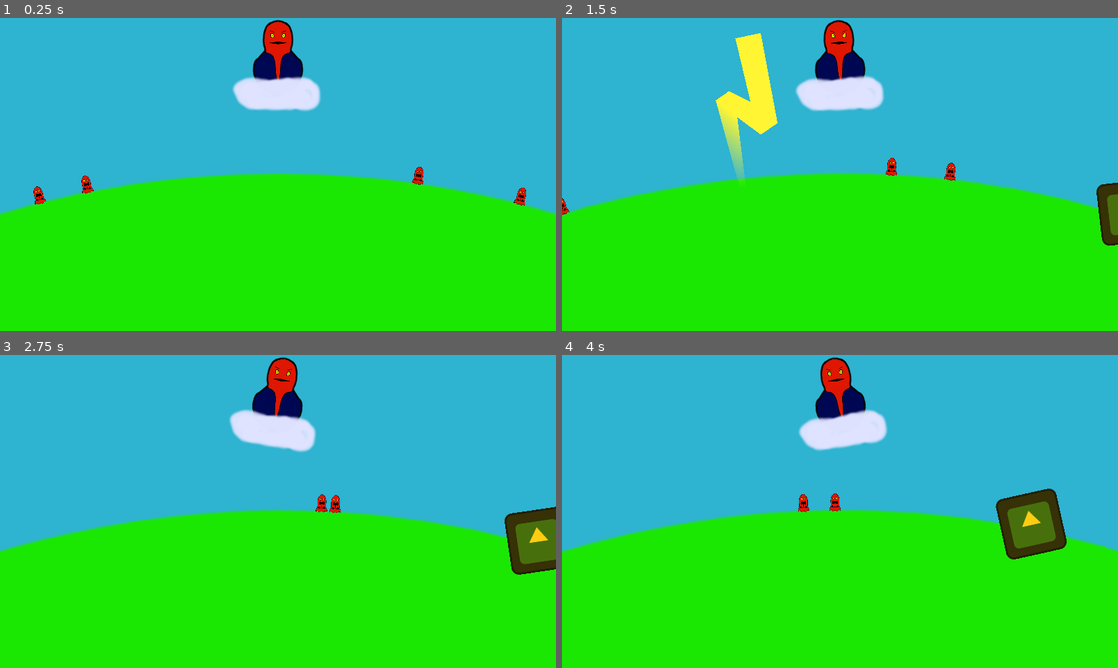
Above: before the commit, frames 1-4 (two rows, left to right).
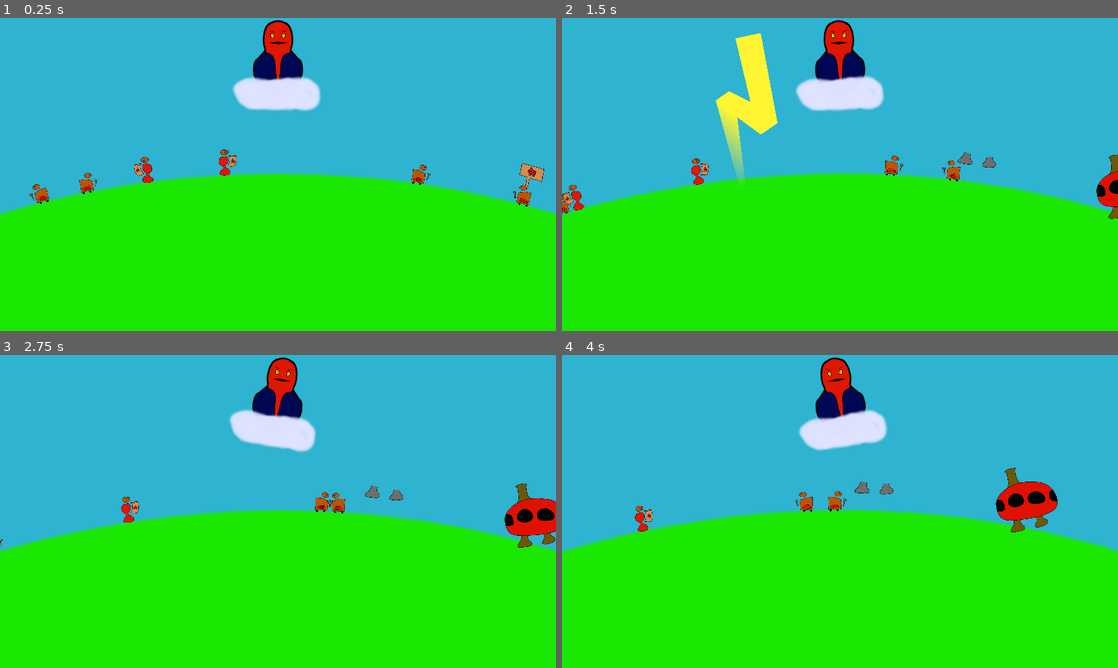
Above: after the commit, the same moments.

Repository: MANM-ANMM/jam_orage_o_rage
Game: Godot game, scene res://scene/main.tscn
Same seed, same stepped clock (60 frames per second), same inputs: the game is played once before the commit and once after it. The engine's default icon, where the game draws it, is replaced by a stand-in: a white triangle on a blue panel in a dark square.
Inputs (mouse positions are in pixels of both pictures, inside the frame that each line leads up to):
- Up to frame 1 (0.25 s): no input
- Up to frame 2 (1.5 s): tap Enter (ui_accept) at 0.5, 0.77 s; move the mouse to (962, 158) at 0.52 s; hold Right (move_right) 0.53-1.28 s; click (962, 158) at 0.6 s; move the mouse to (728, 190) at 1.27 s; hold Left (move_left) from 1.28 s (still down); click (728, 190) at 1.35 s
- Up to frame 3 (2.75 s): tap Enter (ui_accept) at 1.52 s; move the mouse to (333, 442) at 2.02 s; release Left (move_left) at 2.03 s; hold Right (move_right) from 2.03 s (still down); click (333, 442) at 2.1 s
- Up to frame 4 (4 s): move the mouse to (812, 574) at 2.77 s; click (812, 574) at 2.85 s; tap Enter (ui_accept) at 3.02, 3.77 s; move the mouse to (1006, 558) at 3.52 s; release Right (move_right) at 3.53 s; hold Left (move_left) from 3.53 s (still down); click (1006, 558) at 3.6 s

The runs differ from the first frame. In frame 1, 1.0% of the frame differs, in the area x 5-98%, y 42-61%; in frame 2, 1.6%; in frame 3, 2.6%; in frame 4, 3.1%, in the area x 13-91%, y 36-66%.

Commit message:
sprites +

Diff:
--- a/scene/constructions/adeptes/chantier_temple.tscn
+++ b/scene/constructions/adeptes/chantier_temple.tscn
@@ -1,7 +1,39 @@
-[gd_scene load_steps=3 format=3 uid="uid://bjyjef8wd85i3"]
+[gd_scene load_steps=8 format=3 uid="uid://bjyjef8wd85i3"]
 
 [ext_resource type="PackedScene" uid="uid://duk6e7jesc215" path="res://scene/constructions/chantier.tscn" id="1_gayij"]
 [ext_resource type="PackedScene" uid="uid://do855p11p6w40" path="res://scene/constructions/adeptes/temple.tscn" id="2_r70jw"]
+[ext_resource type="Texture2D" uid="uid://diq57vsh7q3d6" path="res://sprite/construction/temple/0.png" id="3_namoe"]
+[ext_resource type="Texture2D" uid="uid://cxgo6a88iijdp" path="res://sprite/construction/temple/1.png" id="4_2rn2p"]
+[ext_resource type="Texture2D" uid="uid://48akjh6iq6ft" path="res://sprite/construction/temple/2.png" id="5_iqkjs"]
+[ext_resource type="Texture2D" uid="uid://bu8hlv48plsma" path="res://sprite/construction/temple/3.png" id="6_x2q0l"]
 
-[node name="ChantierTemple" instance=ExtResource("1_gayij")]
+[sub_resource type="SpriteFrames" id="SpriteFrames_g0ghr"]
+animations = [{
+"frames": [{
+"duration": 1.0,
+"texture": ExtResource("3_namoe")
+}, {
+"duration": 1.0,
+"texture": ExtResource("4_2rn2p")
+}, {
+"duration": 1.0,
+"texture": ExtResource("5_iqkjs")
+}, {
+"duration": 1.0,
+"texture": ExtResource("6_x2q0l")
+}],
+"loop": true,
+"name": &"construction_temple",
+"speed": 5.0
+}]
+
+[node name="ChantierTemple" node_paths=PackedStringArray("animated_sprite") instance=ExtResource("1_gayij")]
+animated_sprite = NodePath("AnimatedSprite2D")
 batiment = ExtResource("2_r70jw")
+
+[node name="AnimatedSprite2D" type="AnimatedSprite2D" parent="." index="1"]
+position = Vector2(1, -26)
+scale = Vector2(0.06, 0.06)
+sprite_frames = SubResource("SpriteFrames_g0ghr")
+animation = &"construction_temple"
+speed_scale = 0.0
--- a/scene/constructions/adeptes/temple.tscn
+++ b/scene/constructions/adeptes/temple.tscn
@@ -1,10 +1,11 @@
-[gd_scene load_steps=8 format=3 uid="uid://do855p11p6w40"]
+[gd_scene load_steps=9 format=3 uid="uid://do855p11p6w40"]
 
 [ext_resource type="PackedScene" uid="uid://cew563e1kmwm7" path="res://scene/constructions/batiment.tscn" id="1_7kyrf"]
-[ext_resource type="Texture2D" uid="uid://c0iegaufwxl7r" path="res://icon.svg" id="2_ofr8p"]
+[ext_resource type="Texture2D" uid="uid://ct5mf5uuvyqof" path="res://sprite/temple.png" id="2_dg4lf"]
 [ext_resource type="PackedScene" uid="uid://d0bwyfmeukx0o" path="res://scene/constructions/generateur_personnage.tscn" id="3_lm83y"]
 [ext_resource type="PackedScene" uid="uid://b0rirvskmpf7i" path="res://scene/personnages/adeptes/adepte_constructeur.tscn" id="4_iyjgr"]
 [ext_resource type="PackedScene" uid="uid://dgx465jyd2y5w" path="res://scene/personnages/adeptes/adepte_pose_chantier.tscn" id="5_3mbxn"]
+[ext_resource type="PackedScene" uid="uid://b231choketrk2" path="res://scene/personnages/adeptes/adepte_guerrier.tscn" id="6_cyb55"]
 [ext_resource type="PackedScene" uid="uid://dm25jpukyt1hn" path="res://scene/constructions/generateur_nuages.tscn" id="6_m15nj"]
 
 [sub_resource type="RectangleShape2D" id="RectangleShape2D_8sjmv"]
@@ -14,10 +15,12 @@
 
 [node name="Icon" type="Sprite2D" parent="." index="0"]
 modulate = Color(1, 0.8, 0.0705882, 1)
-scale = Vector2(0.4, 0.4)
-texture = ExtResource("2_ofr8p")
+position = Vector2(1, -26)
+scale = Vector2(0.06, 0.06)
+texture = ExtResource("2_dg4lf")
 
 [node name="CollisionShape2D" type="CollisionShape2D" parent="." index="1"]
+position = Vector2(0, -22)
 shape = SubResource("RectangleShape2D_8sjmv")
 
 [node name="Generateur_constructeur" parent="." index="2" instance=ExtResource("3_lm83y")]
@@ -28,5 +31,9 @@
 wait_time = 9.0
 scene_personnage = ExtResource("5_3mbxn")
 
-[node name="GenerateurNuages" parent="." index="4" instance=ExtResource("6_m15nj")]
+[node name="Generateur_guerrier" parent="." index="4" instance=ExtResource("3_lm83y")]
+wait_time = 17.0
+scene_personnage = ExtResource("6_cyb55")
+
+[node name="GenerateurNuages" parent="." index="5" instance=ExtResource("6_m15nj")]
 wait_time = 8.0
--- a/scene/personnages/adeptes/adepte_constructeur.tscn
+++ b/scene/personnages/adeptes/adepte_constructeur.tscn
@@ -3,10 +3,10 @@
 [ext_resource type="PackedScene" uid="uid://b11tyoc8vc22q" path="res://scene/personnages/personnage.tscn" id="1_gbo7i"]
 [ext_resource type="PackedScene" uid="uid://djdrod7i0doew" path="res://scene/personnages/constructeur.tscn" id="2_nsfdy"]
 [ext_resource type="PackedScene" uid="uid://f4bj033thorm" path="res://scene/personnages/modes_deplacements/mode_deplacement_civil.tscn" id="3_jxjue"]
-[ext_resource type="Texture2D" uid="uid://b26d76fi6j3f8" path="res://sprite/apotre_constructeur.png" id="4_ok2xu"]
+[ext_resource type="Texture2D" uid="uid://bp8601utkl5te" path="res://sprite/adepte_constructeur.png" id="4_ea2dc"]
 
 [sub_resource type="CircleShape2D" id="CircleShape2D_c6s6m"]
-radius = 5.0
+radius = 6.0
 
 [node name="AdepteConstructeur" instance=ExtResource("1_gbo7i")]
 
@@ -20,10 +20,13 @@
 shape = SubResource("CircleShape2D_c6s6m")
 debug_color = Color(0.8, 0.745098, 0, 0.807843)
 
-[node name="ModeDeplacementCivil" parent="." index="2" node_paths=PackedStringArray("personnage") instance=ExtResource("3_jxjue")]
+[node name="ModeDeplacementCivil" parent="." index="2" node_paths=PackedStringArray("personnage", "sprite") instance=ExtResource("3_jxjue")]
 personnage = NodePath("..")
+sprite = NodePath("../Sprite2D")
 
 [node name="Sprite2D" type="Sprite2D" parent="." index="4"]
-position = Vector2(0, -2.75)
-scale = Vector2(0.03, 0.03)
-texture = ExtResource("4_ok2xu")
+position = Vector2(1.155, -3)
+scale = Vector2(0.07, 0.07)
+texture = ExtResource("4_ea2dc")
+region_enabled = true
+region_rect = Rect2(256, 0, 256, 256)
--- /dev/null
+++ b/scene/personnages/adeptes/adepte_guerrier.tscn
@@ -0,0 +1,38 @@
+[gd_scene load_steps=8 format=3 uid="uid://b231choketrk2"]
+
+[ext_resource type="PackedScene" uid="uid://b11tyoc8vc22q" path="res://scene/personnages/personnage.tscn" id="1_cx1ck"]
+[ext_resource type="Texture2D" uid="uid://blg5blyn8rn" path="res://sprite/adepte_guerrier.png" id="2_7eaaw"]
+[ext_resource type="PackedScene" uid="uid://b4xjsv0naewry" path="res://scene/personnages/modes_deplacements/mode_deplacement_guerrier.tscn" id="3_mjftr"]
+[ext_resource type="PackedScene" uid="uid://bnogq2r2rhcu0" path="res://scene/personnages/arme.tscn" id="4_0odfj"]
+[ext_resource type="Texture2D" uid="uid://didjqssv5y81s" path="res://sprite/arme_adepte.png" id="5_24fgl"]
+
+[sub_resource type="CircleShape2D" id="CircleShape2D_d6bqc"]
+radius = 18.0
+
+[sub_resource type="CircleShape2D" id="CircleShape2D_j7e0i"]
+radius = 3.0
+
+[node name="AdepteGuerrier" instance=ExtResource("1_cx1ck")]
+
+[node name="AdepteGuerrier" type="Sprite2D" parent="." index="1"]
+scale = Vector2(0.07, 0.07)
+texture = ExtResource("2_7eaaw")
+
+[node name="CollisionShape2D" type="CollisionShape2D" parent="." index="2"]
+shape = SubResource("CircleShape2D_d6bqc")
+
+[node name="ModeDeplacementGuerrier" parent="." index="3" node_paths=PackedStringArray("personnage", "sprite") instance=ExtResource("3_mjftr")]
+personnage = NodePath("..")
+sprite = NodePath("../AdepteGuerrier")
+
+[node name="Arme" parent="." index="4" instance=ExtResource("4_0odfj")]
+speed = 6.284
+
+[node name="CollisionShape2D" type="CollisionShape2D" parent="Arme" index="1"]
+position = Vector2(0, 22)
+shape = SubResource("CircleShape2D_j7e0i")
+
+[node name="Sprite2D" type="Sprite2D" parent="Arme" index="2"]
+position = Vector2(0, 22)
+scale = Vector2(0.05, 0.05)
+texture = ExtResource("5_24fgl")
--- a/scene/personnages/adeptes/adepte_pose_chantier.tscn
+++ b/scene/personnages/adeptes/adepte_pose_chantier.tscn
@@ -1,8 +1,9 @@
-[gd_scene load_steps=5 format=3 uid="uid://dgx465jyd2y5w"]
+[gd_scene load_steps=6 format=3 uid="uid://dgx465jyd2y5w"]
 
 [ext_resource type="PackedScene" uid="uid://b11tyoc8vc22q" path="res://scene/personnages/personnage.tscn" id="1_kthtd"]
 [ext_resource type="PackedScene" uid="uid://c8np6dwgtsylx" path="res://scene/personnages/pose_chantier.tscn" id="2_26eel"]
 [ext_resource type="PackedScene" uid="uid://f4bj033thorm" path="res://scene/personnages/modes_deplacements/mode_deplacement_civil.tscn" id="4_f0d4c"]
+[ext_resource type="Texture2D" uid="uid://dnmt5li7m8w7i" path="res://sprite/adepte_pose_temple.png" id="4_q1yac"]
 
 [sub_resource type="CircleShape2D" id="CircleShape2D_ye7ry"]
 radius = 5.0
@@ -17,5 +18,11 @@
 position = Vector2(0, 5)
 chantier_path = "res://scene/constructions/adeptes/chantier_temple.tscn"
 
-[node name="ModeDeplacementCivil" parent="." index="2" node_paths=PackedStringArray("personnage") instance=ExtResource("4_f0d4c")]
+[node name="ModeDeplacementCivil" parent="." index="2" node_paths=PackedStringArray("personnage", "sprite") instance=ExtResource("4_f0d4c")]
 personnage = NodePath("..")
+sprite = NodePath("../Sprite2D")
+
+[node name="Sprite2D" type="Sprite2D" parent="." index="4"]
+position = Vector2(1, -7.105)
+scale = Vector2(0.05, 0.05)
+texture = ExtResource("4_q1yac")
--- a/scene/personnages/apostats/apostat_constructeur.tscn
+++ b/scene/personnages/apostats/apostat_constructeur.tscn
@@ -14,8 +14,9 @@
 shape = SubResource("CircleShape2D_cisw5")
 debug_color = Color(0.784314, 0.113725, 1, 0.419608)
 
-[node name="ModeDeplacementCivil" parent="." index="1" node_paths=PackedStringArray("personnage") instance=ExtResource("2_c7dt5")]
+[node name="ModeDeplacementCivil" parent="." index="1" node_paths=PackedStringArray("personnage", "sprite") instance=ExtResource("2_c7dt5")]
 personnage = NodePath("..")
+sprite = NodePath("../Sprite2D")
 
 [node name="constructeur" parent="." index="2" instance=ExtResource("3_gp4ti")]
 peuple = 1
@@ -24,3 +25,5 @@
 visible = false
 shape = SubResource("CircleShape2D_cisw5")
 debug_color = Color(0.784314, 0.113725, 1, 0.419608)
+
+[node name="Sprite2D" type="Sprite2D" parent="." index="4"]
--- a/scene/personnages/apostats/apostat_guerrier.tscn
+++ b/scene/personnages/apostats/apostat_guerrier.tscn
@@ -26,5 +26,8 @@
 position = Vector2(0, 11)
 shape = SubResource("CircleShape2D_04k6o")
 
-[node name="ModeDeplacementGuerrier" parent="." index="2" node_paths=PackedStringArray("personnage") instance=ExtResource("3_o02gp")]
+[node name="ModeDeplacementGuerrier" parent="." index="2" node_paths=PackedStringArray("personnage", "sprite") instance=ExtResource("3_o02gp")]
 personnage = NodePath("..")
+sprite = NodePath("../Sprite2D")
+
+[node name="Sprite2D" type="Sprite2D" parent="." index="4"]
--- a/scene/personnages/apostats/apostat_pose_chantier.tscn
+++ b/scene/personnages/apostats/apostat_pose_chantier.tscn
@@ -18,5 +18,10 @@
 position = Vector2(0, 5)
 chantier_path = "res://scene/constructions/apostats/chantier_maison.tscn"
 
-[node name="ModeDeplacementCivil" parent="." index="2" node_paths=PackedStringArray("personnage") instance=ExtResource("3_yt62e")]
+[node name="ModeDeplacementCivil" parent="." index="2" node_paths=PackedStringArray("personnage", "sprite") instance=ExtResource("3_yt62e")]
 personnage = NodePath("..")
+sprite = NodePath("../Sprite2D")
+
+[node name="Sprite2D" type="Sprite2D" parent="." index="4"]
+position = Vector2(1, -4)
+scale = Vector2(0.04, 0.04)
--- a/script/chantier.gd
+++ b/script/chantier.gd
@@ -3,6 +3,7 @@
 class_name Chantier
 
 @export var peuple : Types.Peuple
+@export var animated_sprite : AnimatedSprite2D
 @export var batiment : PackedScene
 var niveau_construction := 0 :
 	set(val):
@@ -11,6 +12,8 @@
 			spawn_batiment()
 		elif niveau_construction<0:
 			destruction()
+		elif animated_sprite:
+			animated_sprite.frame = val
 
 @export var difficulte_construction := 4
 
--- a/script/personnages/deplacement_civil.gd
+++ b/script/personnages/deplacement_civil.gd
@@ -3,11 +3,14 @@
 @export var personnage : Personnage
 @onready var timer := $Timer
 var global_speed := 1.5
+@export var sprite : Sprite2D
 
 # Called when the node enters the scene tree for the first time.
 func _ready():
 	personnage.direction = [-global_speed, global_speed].pick_random()
+	sprite.flip_h = personnage.direction>0
 
 
 func _on_timer_timeout():
 	personnage.direction = [-global_speed, global_speed, personnage.direction, personnage.direction].pick_random()
+	sprite.flip_h = personnage.direction>0
--- a/script/personnages/deplacement_guerrier.gd
+++ b/script/personnages/deplacement_guerrier.gd
@@ -3,6 +3,8 @@
 
 @export var personnage : Personnage
 var global_speed := 1.5
+@export var sprite : Sprite2D
 # Called when the node enters the scene tree for the first time.
 func _ready():
 	personnage.direction = [-global_speed, global_speed].pick_random()
+	sprite.flip_h = personnage.direction>0
Binary file added: sprite/adepte_constructeur.png
Not shown, added: sprite/adepte_constructeur.png.import
Binary file added: sprite/adepte_guerrier.png
Not shown, added: sprite/adepte_guerrier.png.import
Binary file added: sprite/adepte_pose_temple.png
Not shown, changed: sprite/adepte_pose_temple.png.import
Binary file removed: sprite/apotre_constructeur.png
Binary file added: sprite/arme_adepte.png
Not shown, added: sprite/arme_adepte.png.import
Binary file added: sprite/construction/temple/0.png
Not shown, added: sprite/construction/temple/0.png.import
Binary file added: sprite/construction/temple/1.png
(and 17 more such lines)
